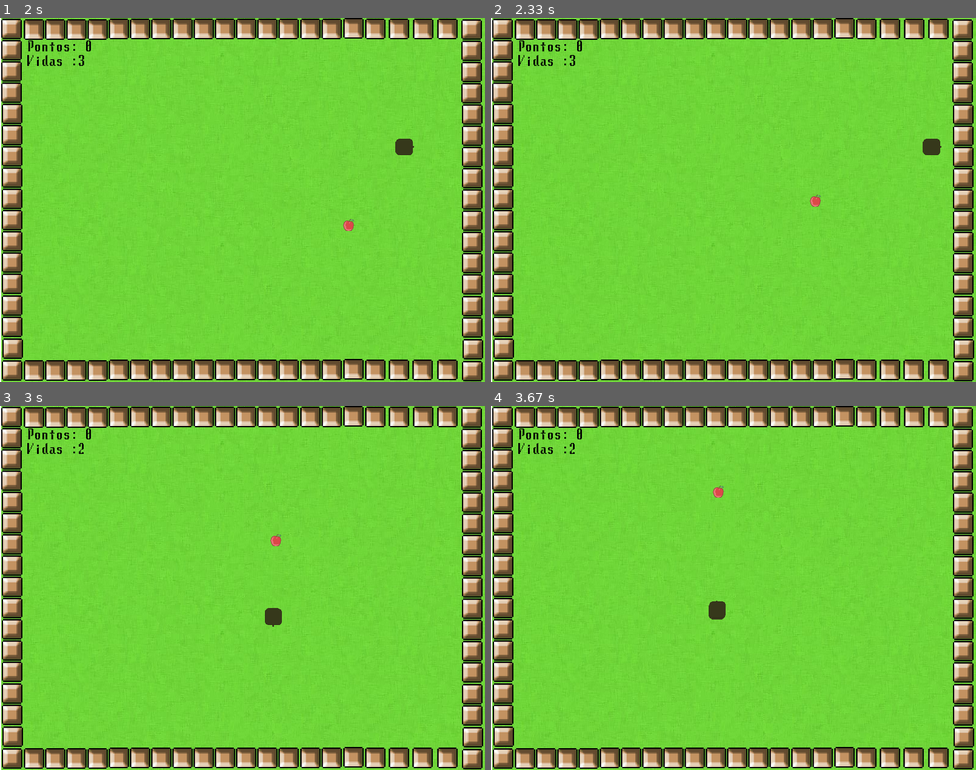
Above: before the commit, frames 1-4 (two rows, left to right).
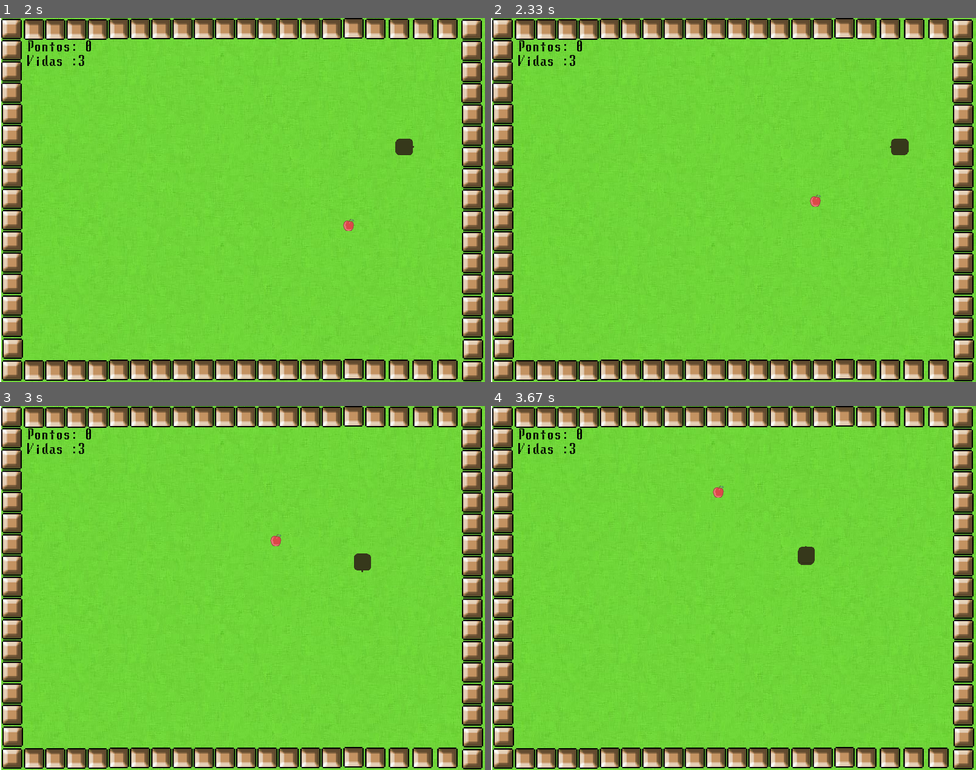
Above: after the commit, the same moments.

Repository: MessierRai/MP-Pygame
Game: pygame game, started from diversao.py
The game is run twice, just before and just after one commit, with the same random seed, the same clock (stepped at 60 frames per second) and the same inputs.
Inputs:
- Up to frame 1 (2 s): tap Enter at 0.33 s; hold Right 0.67-1.13 s; hold Up 1.17-1.63 s; hold Right from 1.67 s (still down)
- Up to frame 2 (2.33 s): release Right at 2.13 s; hold Left from 2.17 s (still down)
- Up to frame 3 (3 s): release Left at 2.7 s; hold Down from 2.73 s (still down)
- Up to frame 4 (3.67 s): release Down at 3.03 s; hold Left 3.07-3.47 s; hold Up from 3.5 s (still down)

Frame 1 is identical in both runs. In frame 2, 0.3% of the frame differs, in the area x 82-93%, y 33-38%; in frame 3, 0.3%; in frame 4, 0.3%, in the area x 16-67%, y 10-59%.

Commit message:
novas alterações

Diff:
--- a/diversao.py
+++ b/diversao.py
@@ -88,6 +88,7 @@
 		nova_comida = False
 	tela.blit(comp, (x2 - raio_cCobra, y2 - raio_cCobra))
 
+   ######## movimento da comida ##########
 	x2 += vel
 	y2 += vell
 
@@ -99,7 +100,7 @@
 		vell = -2
 	if (y2 <= 42):
 		vell = 2
-
+   ########################################
 
 ################################
 
@@ -156,6 +157,7 @@
 					if event.key == pygame.K_c:
 						x = 400
 						y = 300
+						comprimento = 7
 						incremento = 3
 						decremento = -3
 						vel = 10
@@ -167,16 +169,16 @@
 		#### Capturando todos os eventos durante a execuÃ§Ã£o ####
 		for event in pygame.event.get():
 			if event.type == pygame.KEYDOWN:
-				if event.key == pygame.K_RIGHT and direcao != "esquerda":
+				if event.key == pygame.K_RIGHT:
 					direcao = "direita"
 
-				elif event.key == pygame.K_LEFT and direcao != "direita":
+				elif event.key == pygame.K_LEFT:
 					direcao = "esquerda"
 
-				elif event.key == pygame.K_UP and direcao != "baixo":
+				elif event.key == pygame.K_UP:
 					direcao = "cima"
 
-				elif event.key == pygame.K_DOWN and direcao != "cima" :
+				elif event.key == pygame.K_DOWN:
 					direcao = "baixo"
 
 			if event.type == pygame.QUIT:
